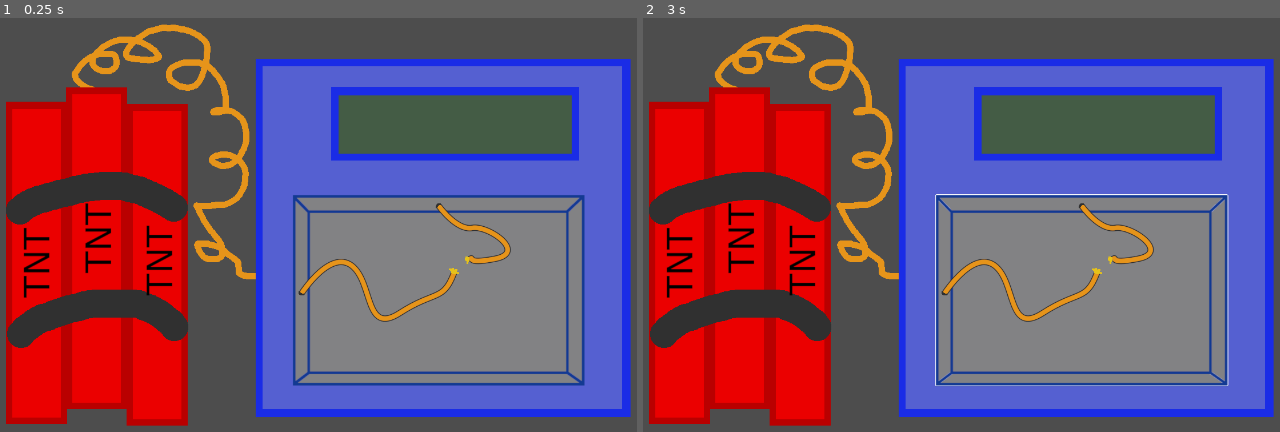
Above: before the commit, frames 1-2 (left to right).
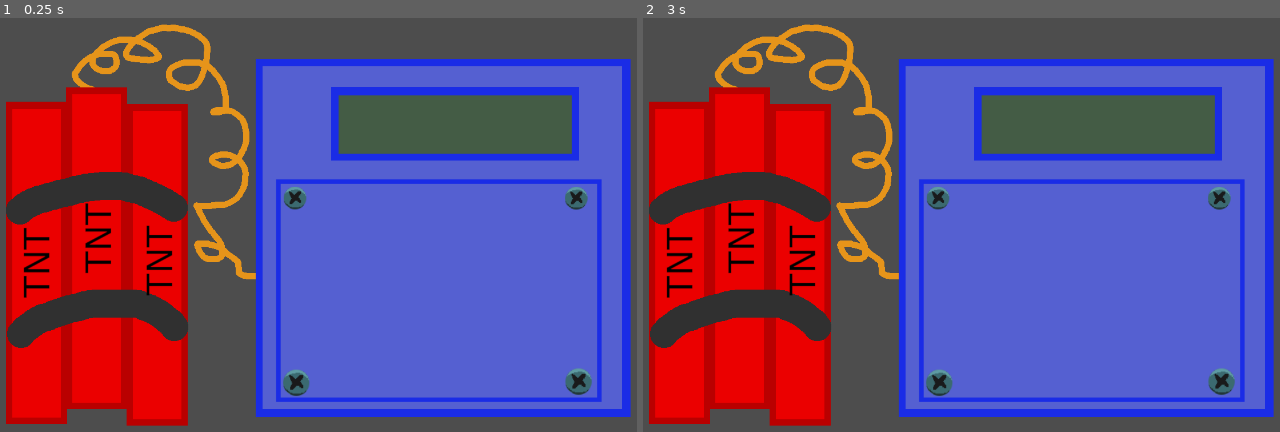
Above: after the commit, the same moments.

Repository: BrainFartScientist/bomb-game
Game: Godot game, scene res://bomb.tscn
The game is run twice, just before and just after one commit, with the same random seed, the same clock (stepped at 60 frames per second) and the same inputs.
Inputs (mouse positions are in pixels of both pictures, inside the frame that each line leads up to):
- Up to frame 1 (0.25 s): no input
- Up to frame 2 (3 s): tap Enter at 0.5, 2 s; move the mouse to (1190, 216) at 0.52 s; click (1190, 216) at 0.67 s; tap Space at 1.25, 2.75 s; move the mouse to (853, 262) at 1.27 s; click (853, 262) at 1.42 s; move the mouse to (1095, 138) at 2.02 s; click (1095, 138) at 2.17 s; move the mouse to (974, 332) at 2.77 s; click (974, 332) at 2.92 s

The runs differ from the first frame. In frame 1, 24% of the frame differs, in the area x 43-95%, y 38-93%; in frame 2, 24%.

Commit message:
Added first full bomb

Diff:
--- a/bomb.gd
+++ /dev/null
@@ -1,12 +0,0 @@
-extends Node2D
-
-@export var item = ""
-
-# Called when the node enters the scene tree for the first time.
-func _ready() -> void:
-	pass # Replace with function body.
-
-
-# Called every frame. 'delta' is the elapsed time since the previous frame.
-func _process(delta: float) -> void:
-	pass
--- a/bomb.tscn
+++ b/bomb.tscn
@@ -1,12 +1,16 @@
-[gd_scene load_steps=10 format=3 uid="uid://ccrpa3xt77168"]
+[gd_scene load_steps=25 format=3 uid="uid://ccrpa3xt77168"]
 
-[ext_resource type="Script" path="res://bomb.gd" id="1_7nkuv"]
+[ext_resource type="Script" path="res://scripts/bombs/Bomb_01/Bomb_01.gd" id="1_lqajg"]
 [ext_resource type="Texture2D" uid="uid://j8x2kauegyv0" path="res://assets/bombs/Bomb_01_base.png" id="2_ufy5h"]
 [ext_resource type="Texture2D" uid="uid://ca2roil5tqo38" path="res://assets/bombs/Bomb_01_inside.png" id="3_jj4vo"]
-[ext_resource type="Texture2D" uid="uid://diw8hl4aawiep" path="res://assets/bombs/Bomb_01_cables_broken.png" id="4_s7lim"]
 [ext_resource type="Shader" path="res://shaders/outline.gdshader" id="4_wuv1w"]
-[ext_resource type="Script" path="res://ActiveBombElement.gd" id="6_flr0o"]
-[ext_resource type="Texture2D" uid="uid://cm3ecjtd0u005" path="res://assets/bombs/Bomb_01_cables_fixed.png" id="7_6uekl"]
+[ext_resource type="Script" path="res://scripts/bombs/Bomb_01/Bomb_01_Inside.gd" id="5_187fx"]
+[ext_resource type="Texture2D" uid="uid://b5uchwvs27ql5" path="res://assets/bombs/Bomb_01_cables.png" id="6_1i7ax"]
+[ext_resource type="Script" path="res://scripts/bombs/Bomb_01/Bomb_01_CableBroken.gd" id="7_7ogjl"]
+[ext_resource type="Texture2D" uid="uid://bwmgbcc4rbbqq" path="res://assets/bombs/Bomb_01_cover.png" id="8_gmfwx"]
+[ext_resource type="Texture2D" uid="uid://bl7dgoxhqegkm" path="res://assets/bombs/Bomb_01_screw.png" id="9_rkxac"]
+[ext_resource type="Script" path="res://scripts/bombs/Bomb_01/Bomb_01_Cover.gd" id="9_urktr"]
+[ext_resource type="Script" path="res://scripts/bombs/Screw.gd" id="10_sfb4s"]
 
 [sub_resource type="ShaderMaterial" id="ShaderMaterial_eubfi"]
 shader = ExtResource("4_wuv1w")
@@ -20,8 +24,92 @@
 shader_parameter/line_thickness = 1.0
 shader_parameter/hasOutline = false
 
+[sub_resource type="AtlasTexture" id="AtlasTexture_h0co1"]
+atlas = ExtResource("6_1i7ax")
+region = Rect2(0, 0, 600, 400)
+
+[sub_resource type="AtlasTexture" id="AtlasTexture_q2pqy"]
+atlas = ExtResource("6_1i7ax")
+region = Rect2(600, 0, 600, 400)
+
+[sub_resource type="SpriteFrames" id="SpriteFrames_r3175"]
+animations = [{
+"frames": [{
+"duration": 1.0,
+"texture": SubResource("AtlasTexture_h0co1")
+}],
+"loop": true,
+"name": &"idle_broken",
+"speed": 5.0
+}, {
+"frames": [{
+"duration": 1.0,
+"texture": SubResource("AtlasTexture_q2pqy")
+}],
+"loop": true,
+"name": &"idle_fixed",
+"speed": 5.0
+}]
+
+[sub_resource type="ShaderMaterial" id="ShaderMaterial_1immd"]
+shader = ExtResource("4_wuv1w")
+shader_parameter/line_color = Color(1, 1, 1, 1)
+shader_parameter/line_thickness = 1.0
+shader_parameter/hasOutline = false
+
+[sub_resource type="ShaderMaterial" id="ShaderMaterial_wtcbh"]
+shader = ExtResource("4_wuv1w")
+shader_parameter/line_color = Color(1, 1, 1, 1)
+shader_parameter/line_thickness = 1.0
+shader_parameter/hasOutline = false
+
+[sub_resource type="AtlasTexture" id="AtlasTexture_thi3r"]
+atlas = ExtResource("9_rkxac")
+region = Rect2(0, 0, 40, 40)
+
+[sub_resource type="AtlasTexture" id="AtlasTexture_61mya"]
+atlas = ExtResource("9_rkxac")
+region = Rect2(40, 0, 40, 40)
+
+[sub_resource type="SpriteFrames" id="SpriteFrames_cfl6e"]
+animations = [{
+"frames": [{
+"duration": 1.0,
+"texture": SubResource("AtlasTexture_thi3r")
+}],
+"loop": true,
+"name": &"idle_hole",
+"speed": 5.0
+}, {
+"frames": [{
+"duration": 1.0,
+"texture": SubResource("AtlasTexture_61mya")
+}],
+"loop": true,
+"name": &"idle_screw",
+"speed": 5.0
+}]
+
+[sub_resource type="ShaderMaterial" id="ShaderMaterial_i3lll"]
+shader = ExtResource("4_wuv1w")
+shader_parameter/line_color = Color(1, 1, 1, 1)
+shader_parameter/line_thickness = 1.0
+shader_parameter/hasOutline = false
+
+[sub_resource type="ShaderMaterial" id="ShaderMaterial_cvskk"]
+shader = ExtResource("4_wuv1w")
+shader_parameter/line_color = Color(1, 1, 1, 1)
+shader_parameter/line_thickness = 1.0
+shader_parameter/hasOutline = false
+
+[sub_resource type="ShaderMaterial" id="ShaderMaterial_me36f"]
+shader = ExtResource("4_wuv1w")
+shader_parameter/line_color = Color(1, 1, 1, 1)
+shader_parameter/line_thickness = 1.0
+shader_parameter/hasOutline = false
+
 [node name="Bomb_01" type="Node2D"]
-script = ExtResource("1_7nkuv")
+script = ExtResource("1_lqajg")
 
 [node name="Base" type="Sprite2D" parent="."]
 position = Vector2(600, 400)
@@ -29,17 +117,60 @@
 
 [node name="Inside" type="Sprite2D" parent="."]
 material = SubResource("ShaderMaterial_eubfi")
-position = Vector2(820, 485)
+position = Vector2(818.5, 486.5)
+scale = Vector2(0.861667, 0.8725)
 texture = ExtResource("3_jj4vo")
-script = ExtResource("6_flr0o")
+script = ExtResource("5_187fx")
+is_active = false
 
-[node name="Cable" type="Sprite2D" parent="."]
+[node name="Cables" type="AnimatedSprite2D" parent="."]
 material = SubResource("ShaderMaterial_g2gv0")
-position = Vector2(772, 446)
-texture = ExtResource("4_s7lim")
-script = ExtResource("6_flr0o")
+position = Vector2(794, 461)
+scale = Vector2(0.94375, 0.94375)
+sprite_frames = SubResource("SpriteFrames_r3175")
+animation = &"idle_broken"
+script = ExtResource("7_7ogjl")
+is_active = false
 
-[node name="Bomb01CablesFixed" type="Sprite2D" parent="."]
-visible = false
-position = Vector2(772, 446)
-texture = ExtResource("7_6uekl")
+[node name="Cover" type="Sprite2D" parent="."]
+material = SubResource("ShaderMaterial_1immd")
+position = Vector2(825.5, 482)
+scale = Vector2(0.988889, 0.968889)
+texture = ExtResource("8_gmfwx")
+script = ExtResource("9_urktr")
+is_active = false
+
+[node name="Screw_03" type="AnimatedSprite2D" parent="."]
+material = SubResource("ShaderMaterial_wtcbh")
+position = Vector2(571, 649)
+scale = Vector2(1.35024, 1.35024)
+sprite_frames = SubResource("SpriteFrames_cfl6e")
+animation = &"idle_screw"
+script = ExtResource("10_sfb4s")
+id = "left_down_screw"
+
+[node name="Screw_04" type="AnimatedSprite2D" parent="."]
+material = SubResource("ShaderMaterial_i3lll")
+position = Vector2(1065, 647)
+scale = Vector2(1.35024, 1.35024)
+sprite_frames = SubResource("SpriteFrames_cfl6e")
+animation = &"idle_screw"
+script = ExtResource("10_sfb4s")
+id = "right_down_screw"
+
+[node name="Screw_01" type="AnimatedSprite2D" parent="."]
+material = SubResource("ShaderMaterial_cvskk")
+position = Vector2(568.75, 325.75)
+scale = Vector2(1.162, 1.162)
+sprite_frames = SubResource("SpriteFrames_cfl6e")
+animation = &"idle_screw"
+script = ExtResource("10_sfb4s")
+
+[node name="Screw_02" type="AnimatedSprite2D" parent="."]
+material = SubResource("ShaderMaterial_me36f")
+position = Vector2(1061, 326)
+scale = Vector2(1.1625, 1.1625)
+sprite_frames = SubResource("SpriteFrames_cfl6e")
+animation = &"idle_screw"
+script = ExtResource("10_sfb4s")
+id = "right_top_screw"
--- a/ActiveBombElement.gd
+++ b/scripts/bombs/ActiveBombElementAnimated.gd
@@ -1,32 +1,24 @@
-extends Sprite2D
+extends AnimatedSprite2D
+class_name ActiveBombElementAnimated
 
-signal mouse_over_non_alpha
+@export var is_active = true
 
 func _ready():
 	set_process_input(true)
 
-func _input(event):
-	if event is InputEventMouseMotion:
-		if is_topmost_and_non_alpha():
-			material.set("shader_param/hasOutline", true);
-		else:
-			material.set("shader_param/hasOutline", false);
+func clicked(item: String, bomb: Bomb):
+	print("Click Event: Node: %s Item: %s Bomb: %s" % [self, item, bomb])
 
-func is_topmost_and_non_alpha() -> bool:
-	if !is_mouse_over_non_alpha():
-		return false
-	return is_topmost_at_mouse()
-
-func is_topmost_at_mouse() -> bool:
-	var topmost_sprite = self
-	for node in get_parent().get_children():
-		if node is Sprite2D and node.texture and node.has_method("is_mouse_over_non_alpha") and node.is_mouse_over_non_alpha():
-			topmost_sprite = node
-	return topmost_sprite == self
+func set_outline(hasOutline: bool):
+	material.set("shader_param/hasOutline", hasOutline)
 
 func is_mouse_over_non_alpha() -> bool:
 	# Get the mouse position relative to the sprite
 	var local_pos = to_local(get_viewport().get_mouse_position())
+	var texture = sprite_frames.get_frame_texture(animation, frame)
+	if texture == null:
+		return false
+
 	# Check if the position is within the texture bounds
 	if local_pos.x < -(texture.get_width()/2) or local_pos.y < -(texture.get_height()/2) or local_pos.x >= texture.get_width()/2 or local_pos.y >= texture.get_height()/2:
 		return false
--- /dev/null
+++ b/scripts/bombs/ActiveBombElementSprite.gd
@@ -0,0 +1,26 @@
+extends Sprite2D
+class_name ActiveBombElementSprite
+
+@export var is_active = true
+
+func _ready():
+	set_process_input(true)
+
+func clicked(item: String, bomb: Bomb):
+	print("Click Event: Node: %s Item: %s Bomb: %s" % [self, item, bomb])
+
+func set_outline(hasOutline: bool):
+	material.set("shader_param/hasOutline", hasOutline)
+
+func is_mouse_over_non_alpha() -> bool:
+	# Get the mouse position relative to the sprite
+	var local_pos = to_local(get_viewport().get_mouse_position())
+	# Check if the position is within the texture bounds
+	if local_pos.x < -(texture.get_width()/2) or local_pos.y < -(texture.get_height()/2) or local_pos.x >= texture.get_width()/2 or local_pos.y >= texture.get_height()/2:
+		return false
+	local_pos.x += texture.get_width() / 2
+	local_pos.y += texture.get_height() / 2
+	# Sample the alpha value at the specific pixel
+
+	var image = texture.get_image()
+	return image.get_pixel(local_pos.x, local_pos.y).a > 0.1  # Adjust this threshold if needed
--- /dev/null
+++ b/scripts/bombs/Bomb.gd
@@ -0,0 +1,87 @@
+extends Node2D
+class_name Bomb
+
+var state = BombState.new()
+var screws = {}
+
+# Called when the node enters the scene tree for the first time.
+func _ready() -> void:
+	init_screws()
+	init_state()
+	trigger_update()
+
+var pressed = false
+
+func init_state():
+	pass
+
+func init_screws():
+	for element in get_children():
+		if element is Screw:
+			if !screws.has(element.group):
+				screws[element.group] = []
+			screws[element.group].append(element)
+			state.setProp(element.id, element.default_state)
+
+func update_screws():
+	for group in screws:
+		for screw in screws[group]:
+			screw.animation = "idle_screw" if state.getProp(screw.id) else "idle_hole"
+
+func set_active_screw_group(group: String, is_active: bool):
+	for screw in screws[group]:
+		screw.is_active = is_active
+
+func is_screw_group_open(group: String):
+	for screw in screws[group]:
+		if state.getProp(screw.id):
+			return false
+	return true
+
+func trigger_update():
+	update()
+	update_screws()
+
+func update():
+	pass
+
+func hover():
+	for element in get_children():
+		if isActiveElement(element):
+			element.set_outline(false)
+	var top_node = topmost_hovered_node()
+	if top_node:
+		top_node.set_outline(true)
+
+
+func _input(event):
+	if event is InputEventMouseMotion:
+		hover()
+	elif event is InputEventMouseButton and event.button_index == MOUSE_BUTTON_LEFT:
+		if event.is_pressed() and !pressed:
+			pressed = true
+			var top_node = topmost_hovered_node()
+			if top_node != null:
+				top_node.clicked("Item here", self)
+				trigger_update()
+				hover()
+		elif event.is_released():
+			pressed = false
+
+
+func isActiveElement(element: Node):
+	return (element is ActiveBombElementAnimated or element is ActiveBombElementSprite) and element.visible == true
+
+
+
+func topmost_hovered_node() -> Node:
+	var top_node = null
+	for element in get_children():
+		if isActiveElement(element) and element.is_mouse_over_non_alpha() and element.is_active:
+			top_node = element
+	return top_node
+
+
+# Called every frame. 'delta' is the elapsed time since the previous frame.
+func _process(delta: float) -> void:
+	pass
--- /dev/null
+++ b/scripts/bombs/BombState.gd
@@ -0,0 +1,10 @@
+extends Node
+class_name BombState
+
+var state = {}
+
+func setProp(key: String, value: Variant):
+	state[key] = value
+
+func getProp(key: String) -> Variant:
+	return state[key]
--- /dev/null
+++ b/scripts/bombs/Bomb_01/Bomb_01.gd
@@ -0,0 +1,21 @@
+extends Bomb
+var cables: AnimatedSprite2D;
+var cover: ActiveBombElementSprite
+var inside: ActiveBombElementSprite
+
+func init_state():
+	cables = get_node("Cables") as AnimatedSprite2D
+	cover = get_node("Cover") as ActiveBombElementSprite
+	inside = get_node("Inside") as ActiveBombElementSprite
+	state.setProp("CablesFixed", false)
+	state.setProp("CoverOpen", false)
+
+func update():
+	cables.animation = "idle_fixed" if state.getProp("CablesFixed") else "idle_broken"
+	cables.is_active = !state.getProp("CablesFixed")
+
+	cover.is_active = is_screw_group_open("cover")
+	set_active_screw_group("cover", !state.getProp("CoverOpen"))
+	cover.visible = !state.getProp("CoverOpen")
+
+	inside.is_active = state.getProp("CoverOpen")
--- /dev/null
+++ b/scripts/bombs/Bomb_01/Bomb_01_CableBroken.gd
@@ -0,0 +1,4 @@
+extends ActiveBombElementAnimated
+
+func clicked(item: String, bomb: Bomb):
+	bomb.state.setProp("CablesFixed", true)
--- /dev/null
+++ b/scripts/bombs/Bomb_01/Bomb_01_Cover.gd
@@ -0,0 +1,4 @@
+extends ActiveBombElementSprite
+
+func clicked(item: String, bomb: Bomb):
+	bomb.state.setProp("CoverOpen", true)
--- /dev/null
+++ b/scripts/bombs/Bomb_01/Bomb_01_Inside.gd
@@ -0,0 +1,4 @@
+extends ActiveBombElementSprite
+
+func clicked(item: String, bomb: Bomb):
+	bomb.state.setProp("CoverOpen", false)
--- /dev/null
+++ b/scripts/bombs/Screw.gd
@@ -0,0 +1,8 @@
+extends ActiveBombElementAnimated
+class_name Screw
+@export var id = "left_top_screw"
+@export var group = "cover"
+@export var default_state = true
+
+func clicked(item: String, bomb: Bomb):
+	bomb.state.setProp(id, !bomb.state.getProp(id))
Binary file added: assets/bombs/Bomb_01_cables.png
Not shown, added: assets/bombs/Bomb_01_cables.png.import
Binary file removed: assets/bombs/Bomb_01_cables_broken.png
Binary file removed: assets/bombs/Bomb_01_cables_fixed.png
Binary file added: assets/bombs/Bomb_01_cover.png
Not shown, changed: assets/bombs/Bomb_01_cover.png.import
Binary file added: assets/bombs/Bomb_01_screw.png
Not shown, changed: assets/bombs/Bomb_01_screw.png.import
